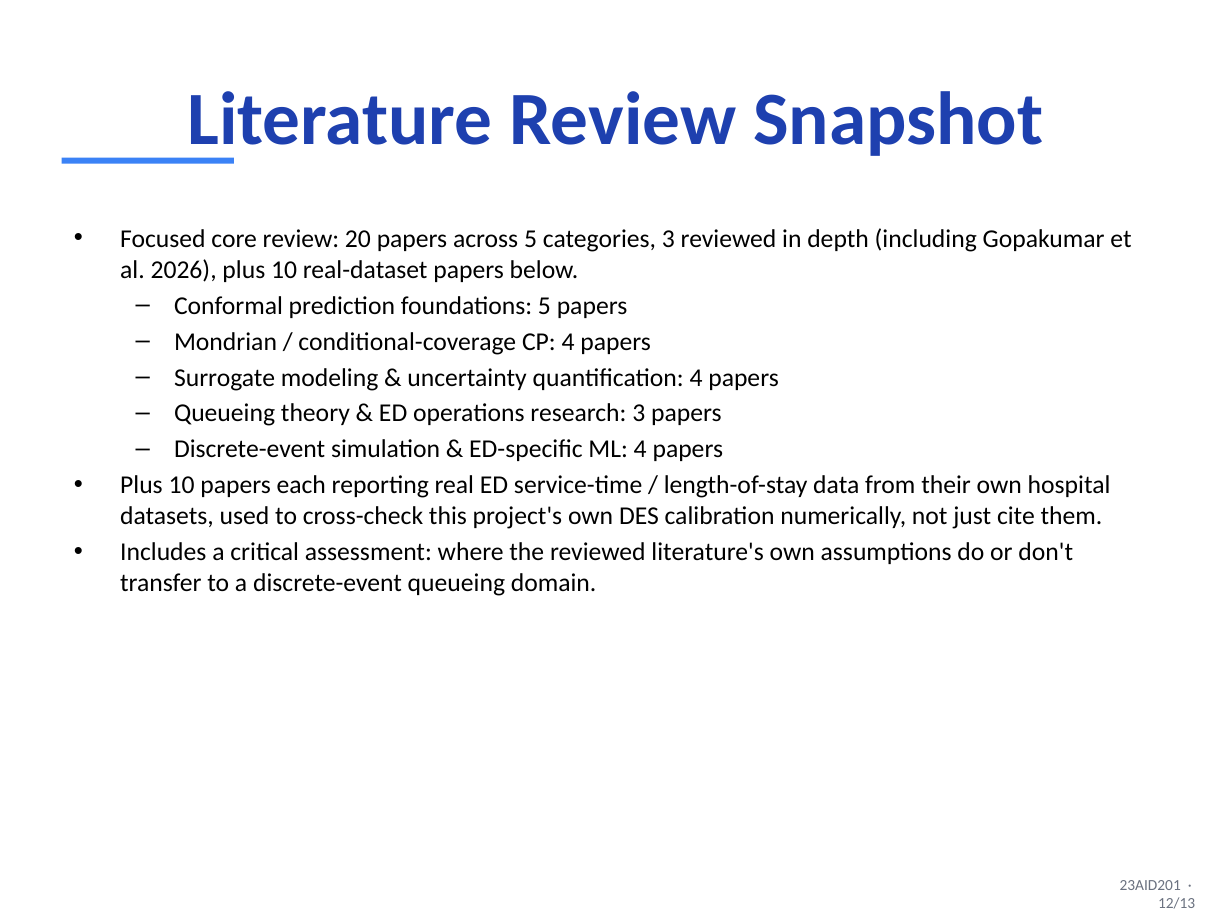
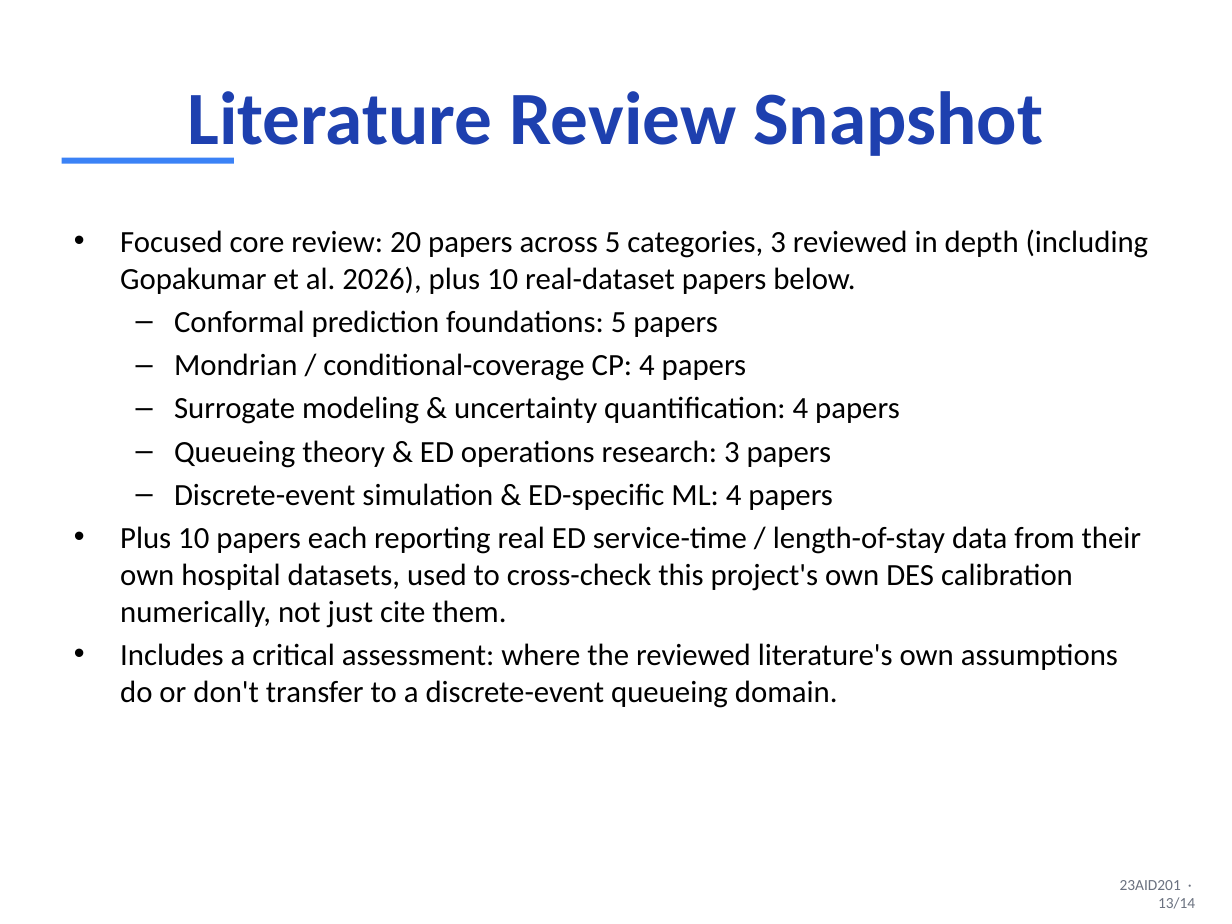
Before and after one commit to DUNE-ODYSSEY/Mondrian-Conformal-Prediction-On-Discrete-Event-Simulation, a slide deck: slide 13 of slides/mid_sem_presentation.pptx (slide 12 before the commit). Drawn at 1232x924 pixels with LibreOffice and Linux fonts; fonts in the diff are those of the drawing. Boxes give left, top, right and bottom in pixels: in the first picture for what was removed or moved away, otherwise in the second. Text is boxed around its words. In the diff, an @@ line names an element or a change of style, - is before the commit and + after.

```diff
--- a/slides/mid_sem_presentation.pptx
+++ b/slides/mid_sem_presentation.pptx
@@ text "Focused core review: 20 papers ..." at (120,229,1149,708): size 15 to 18 pt @@
@@ text at (1120,880,1195,909): text changed @@
-23AID201 · 12/13
+23AID201 · 13/14
```
Also in this commit, not shown: 11 other slides changed, 1 slide added, 1 other file.
